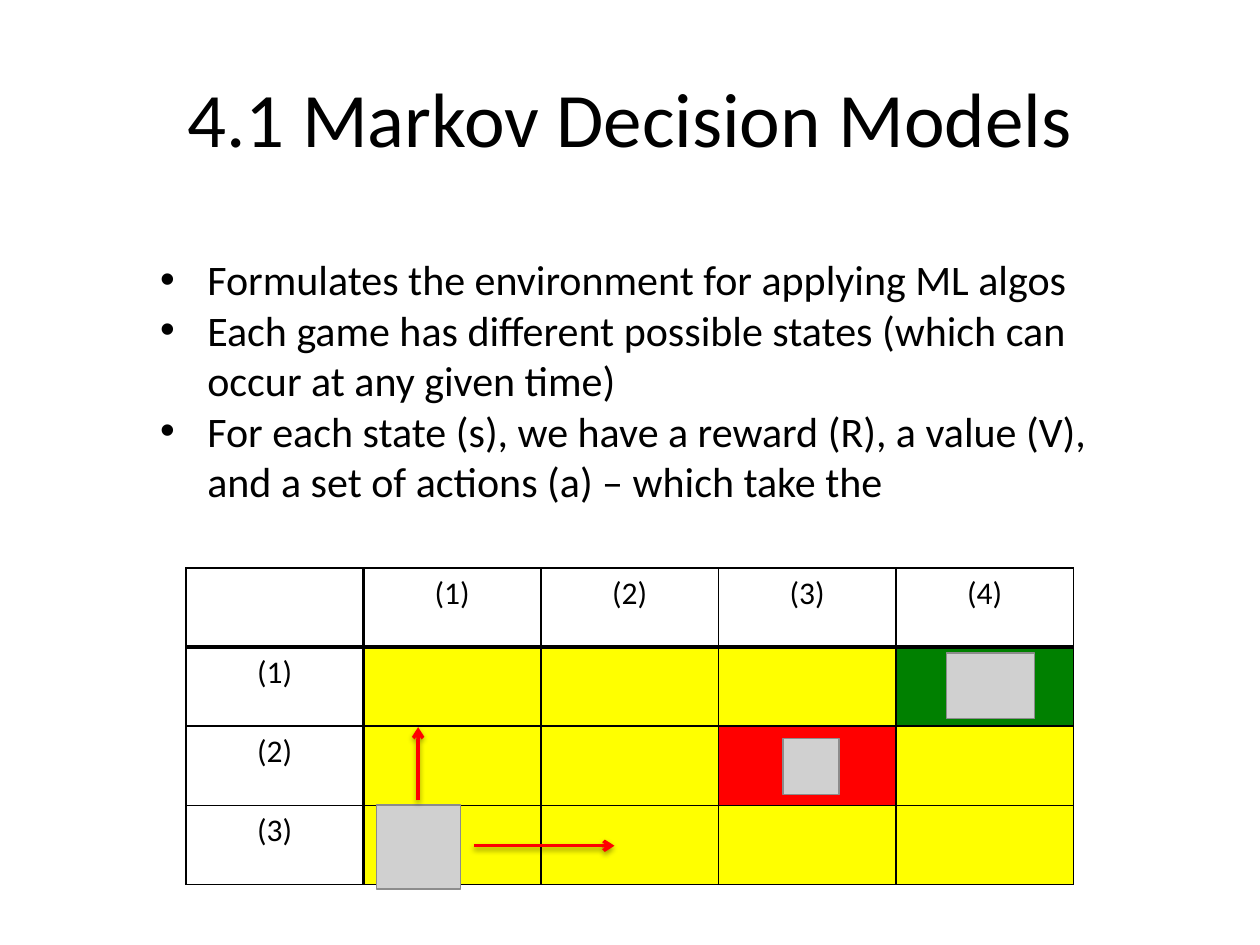
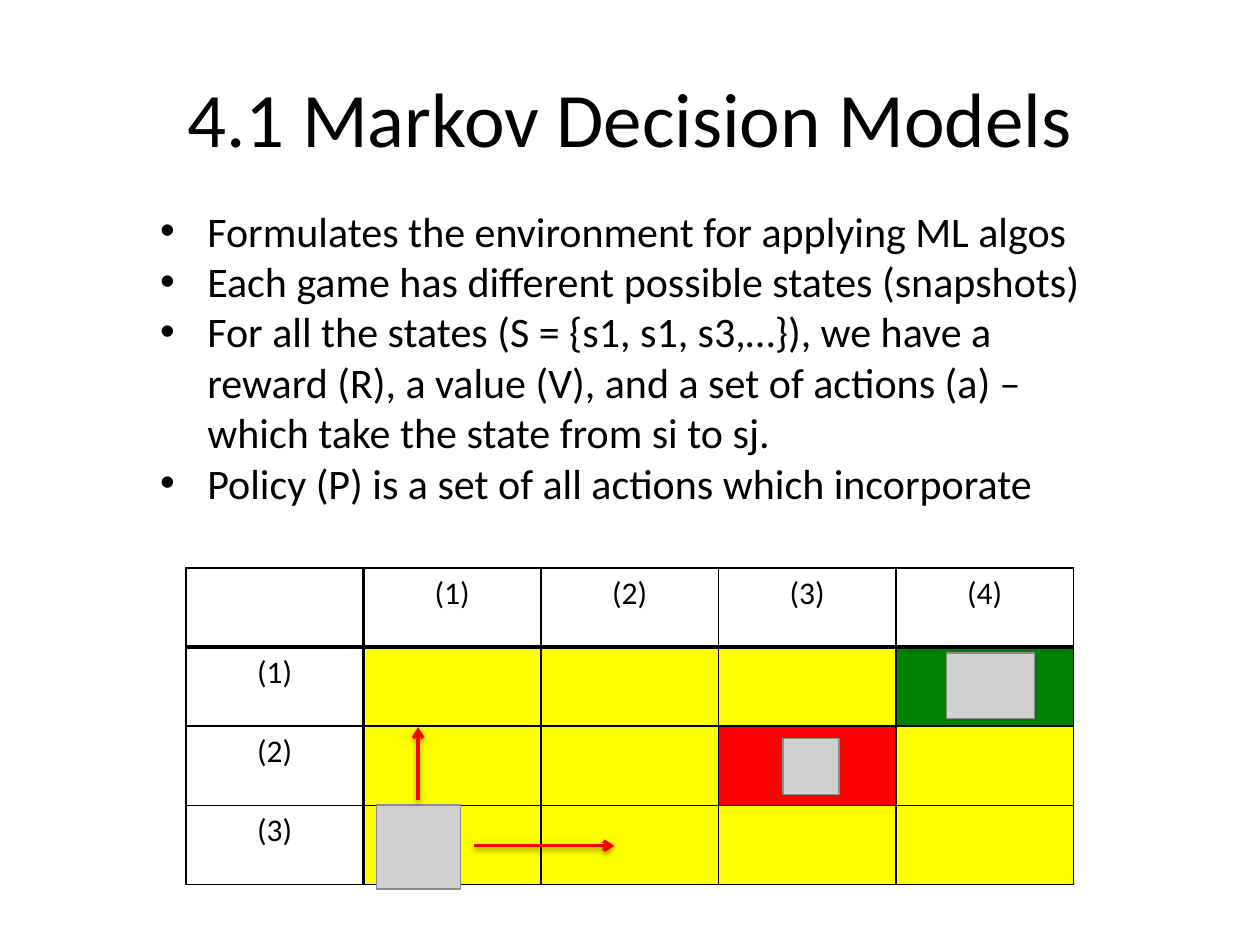
Before and after one commit to talhajansari/dermalink, a slide deck: slide 3 of FRONT_END/logo_lab/FINAL_presentation.pptx. Drawn at 1260x945 pixels with LibreOffice and Linux fonts; fonts in the diff are those of the drawing; grey boxes stand for pictures. Boxes give left, top, right and bottom in pixels: in the first picture for what was removed or moved away, otherwise in the second. Text is boxed around its words. In the diff, an @@ line names an element or a change of style, - is before the commit and + after.

```diff
--- a/FRONT_END/logo_lab/FINAL_presentation.pptx
+++ b/FRONT_END/logo_lab/FINAL_presentation.pptx
@@ text "Formulates the environment for applying ..." moved from (x1=207, y1=265, x2=1086, y2=503) to (x1=207, y1=217, x2=1079, y2=506) @@
@@ text at (x1=207, y1=266, x2=1079, y2=506): text changed @@
-• Each game has different possible states (which can occur at any given time)
-• For each state (s), we have a reward (R), a value (V), and a set of actions (a) – which take the
+• Each game has different possible states (snapshots)
+• For all the states (S = {s1, s1, s3,…}), we have a reward (R), a value (V), and a set of actions (a) – which take the state from si to sj.
+• Policy (P) is a set of all actions which incorporate
```
Also in this commit, not shown: 2 slides added, 4 other files.
